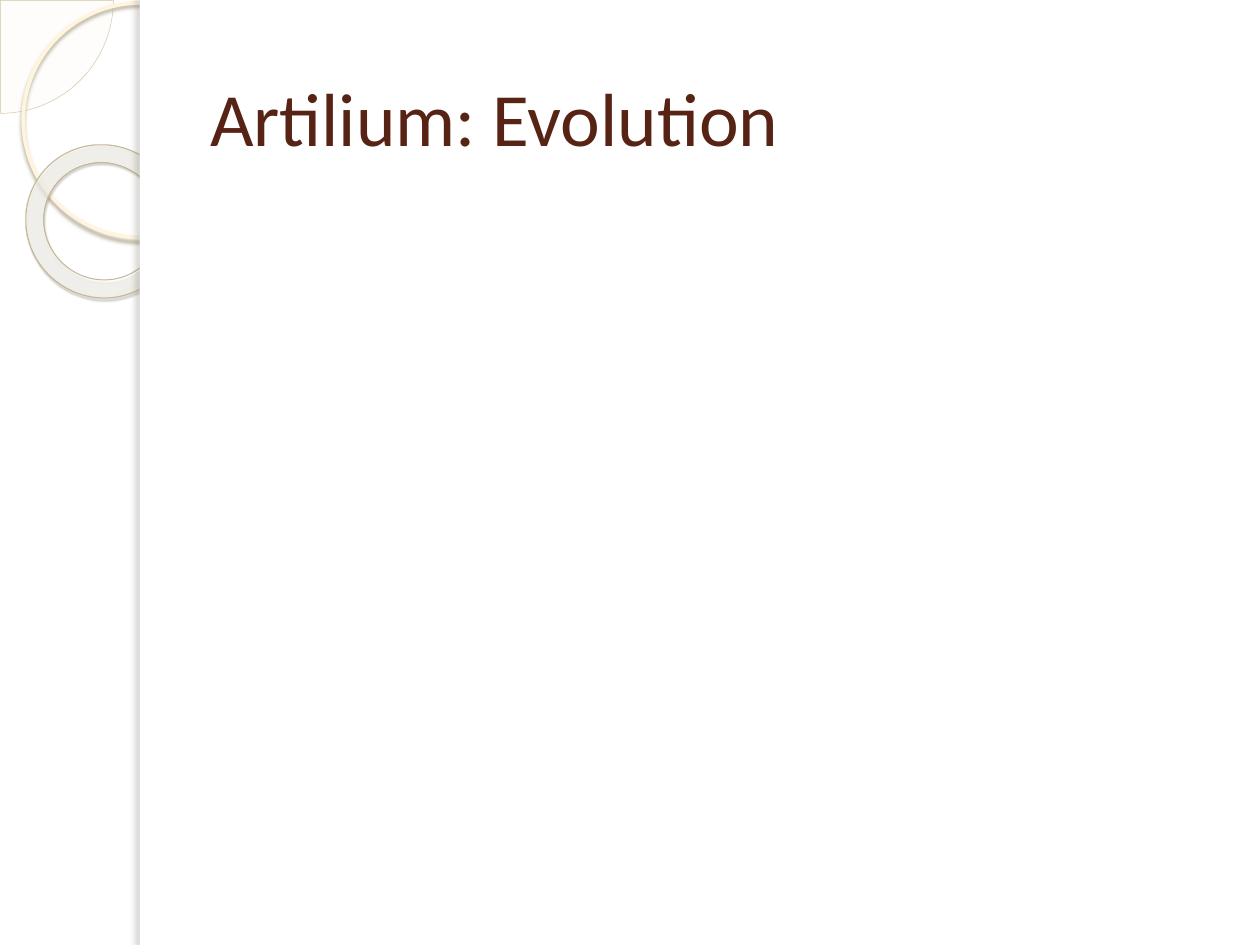
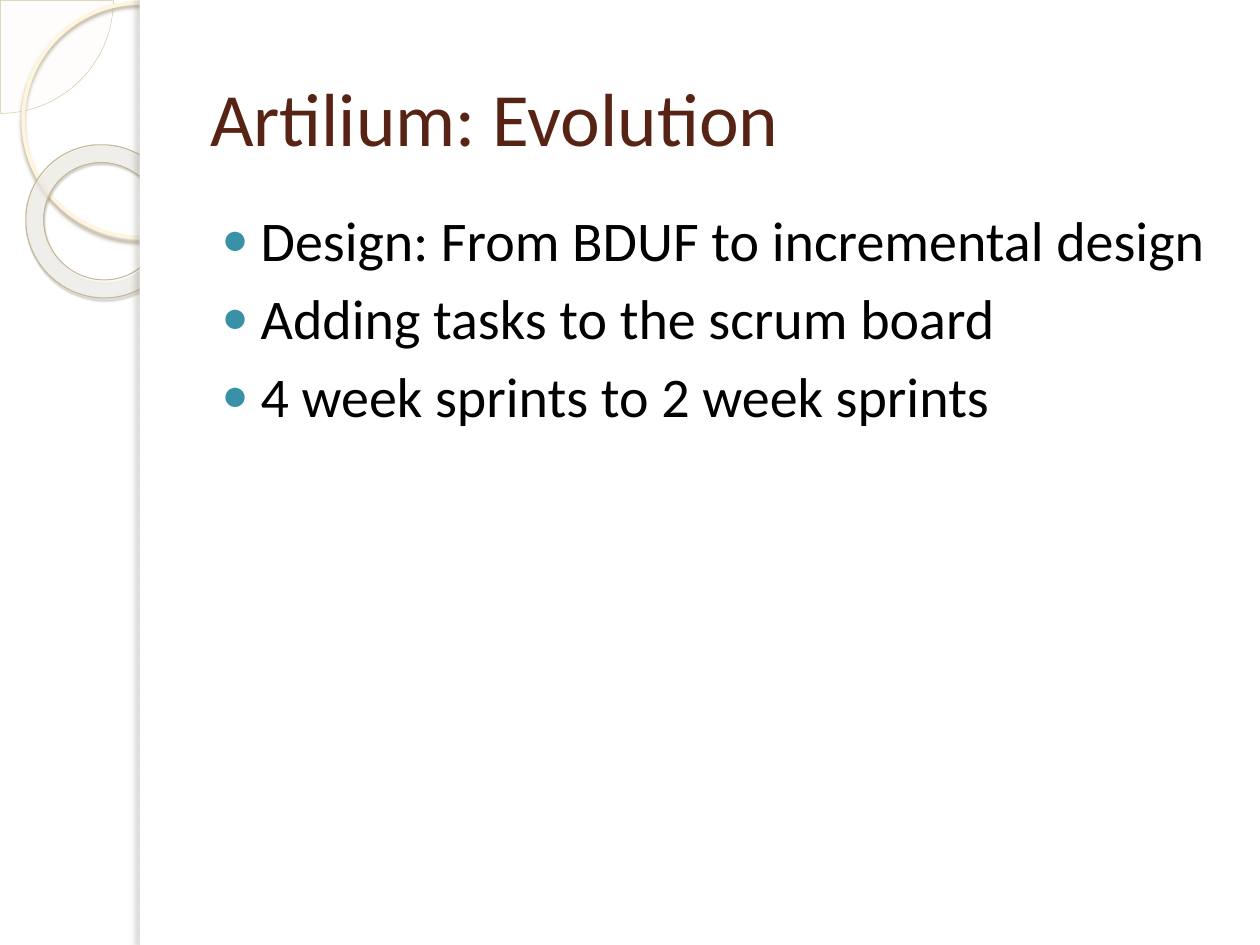
Before and after one commit to michelgrootjans/foresee, a slide deck: slide 16 of Agile.net/Agile.net.pptx. Drawn at 1260x945 pixels with LibreOffice and Linux fonts; fonts in the diff are those of the drawing; background and template pictures are left out. Boxes give left, top, right and bottom in pixels: in the first picture for what was removed or moved away, otherwise in the second. Text is boxed around its words. In the diff, an @@ line names an element or a change of style, - is before the commit and + after.

```diff
--- a/Agile.net/Agile.net.pptx
+++ b/Agile.net/Agile.net.pptx
@@ text added at (261, 222, 1204, 426), 32 pt, text #000000 @@
+● Design: From BDUF to incremental design
+● Adding tasks to the scrum board
+● 4 week sprints to 2 week sprints
```
Also in this commit, not shown: 2 other slides changed.
